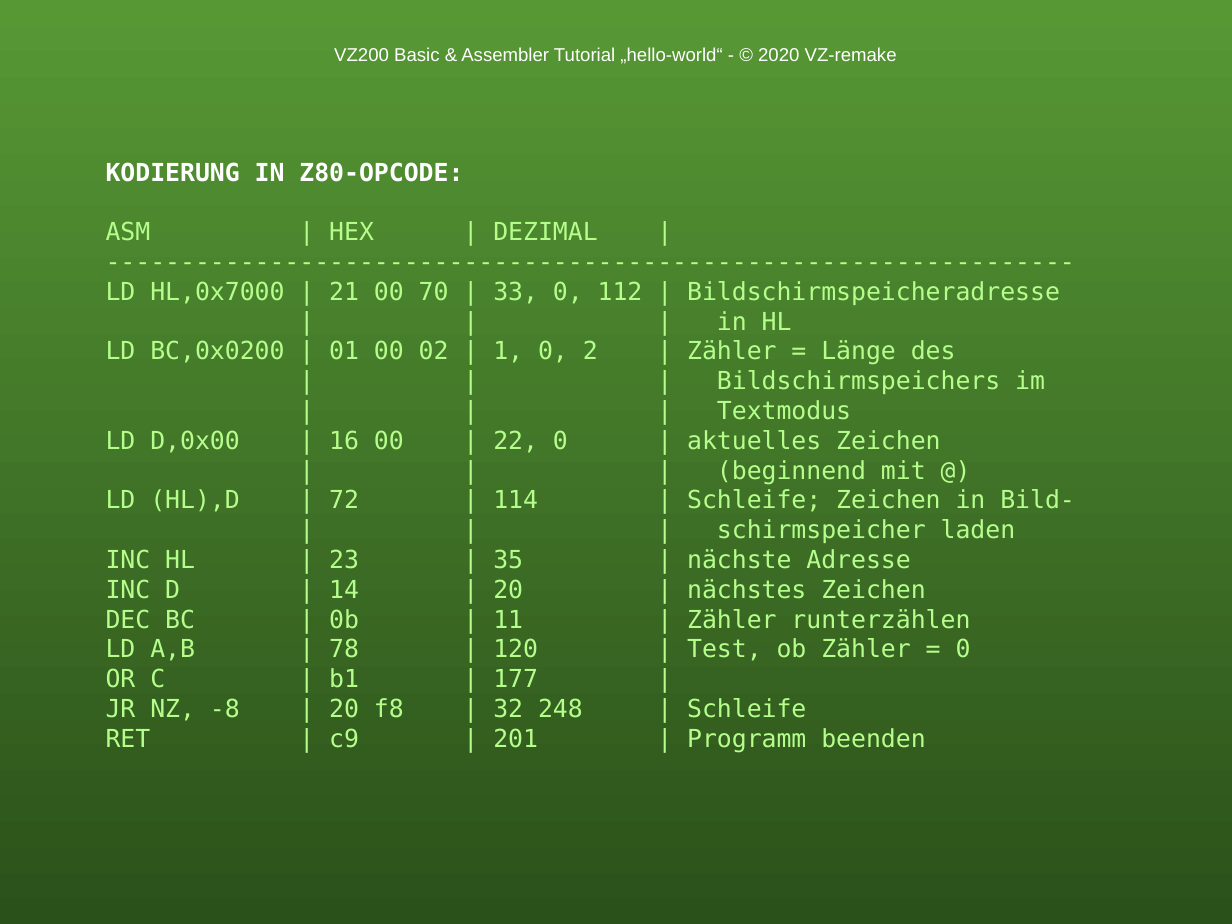
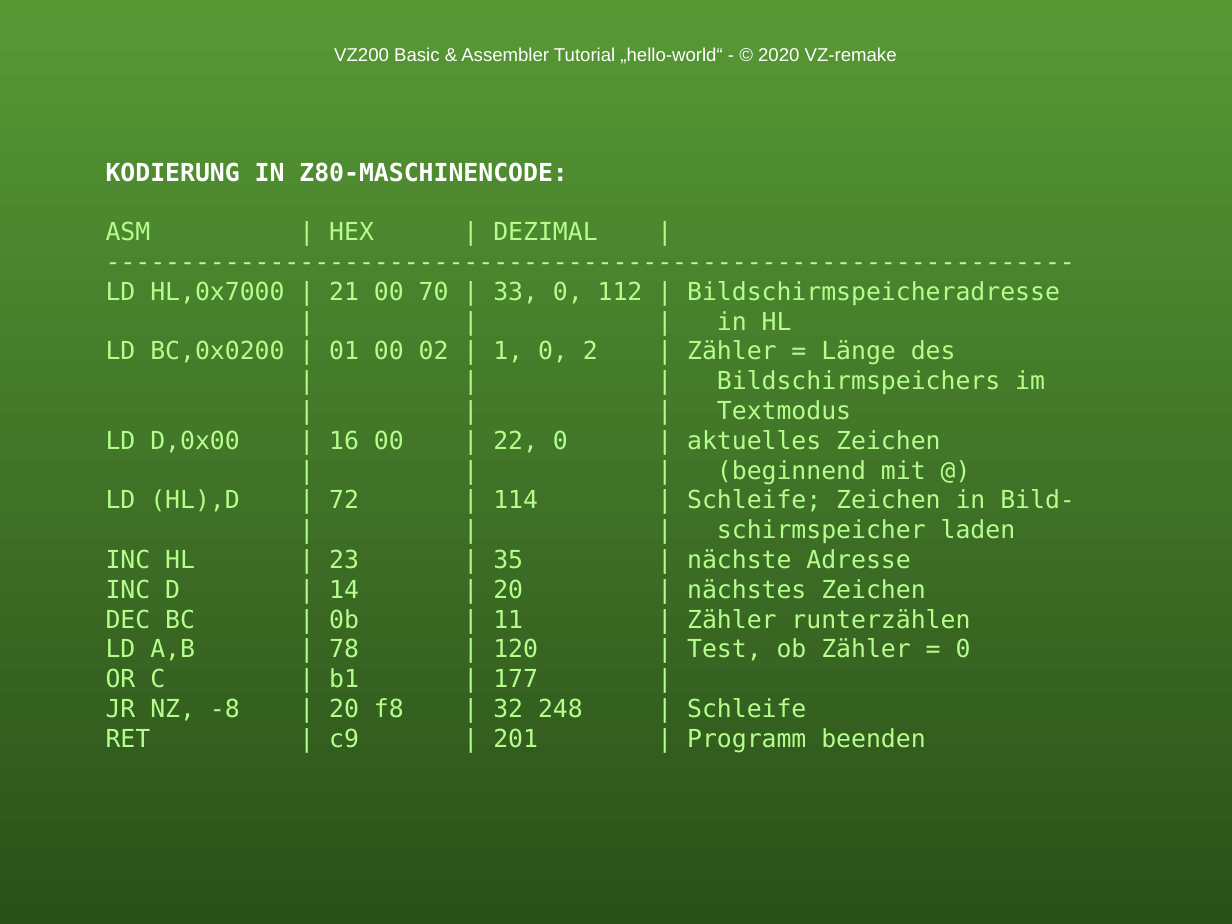
Before and after one commit to cwahlmann/vz200, a slide deck: slide 2 of doc/tutorial/VZ200-tutorial.odp. Drawn at 1232x924 pixels with LibreOffice and Linux fonts; fonts in the diff are those of the drawing; background and template pictures are left out. Boxes give left, top, right and bottom in pixels: in the first picture for what was removed or moved away, otherwise in the second. Text is boxed around its words. In the diff, an @@ line names an element or a change of style, - is before the commit and + after.

```diff
--- a/doc/tutorial/VZ200-tutorial.odp
+++ b/doc/tutorial/VZ200-tutorial.odp
@@ text at [106,162,567,182]: text changed @@
-KODIERUNG IN Z80-OPCODE:
+KODIERUNG IN Z80-MASCHINENCODE:
```
Also in this commit, not shown: 5 slides added, 8 other files.
